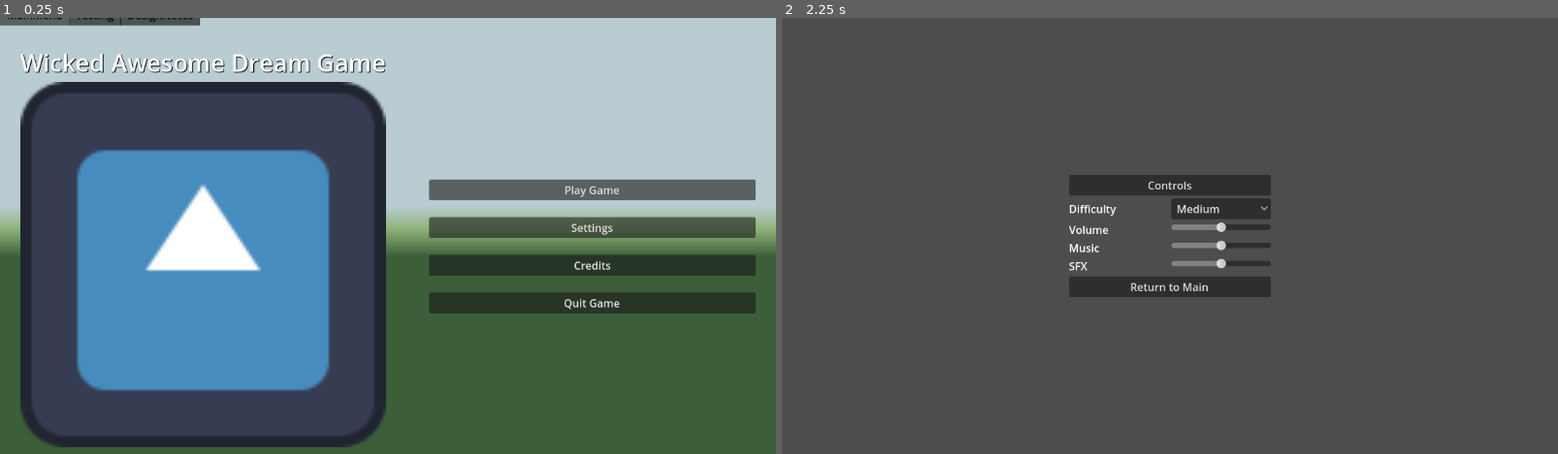
Above: before the commit, frames 1-2 (left to right).
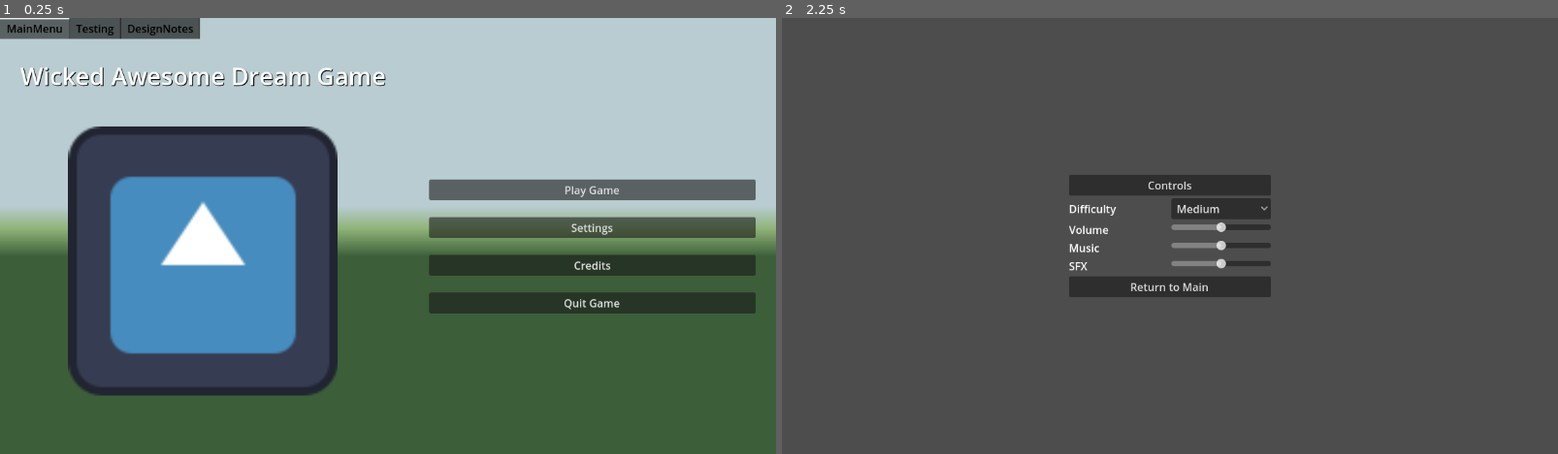
Above: after the commit, the same moments.

Repository: plexsoup/GWJ55
Game: Godot game, scene res://main.tscn
Two runs of this game, one before a commit and one after it. Both use one fixed random seed, a clock stepped at 60 frames per second and the inputs below. The engine's default icon, where the game draws it, is replaced by a stand-in: a white triangle on a blue panel in a dark square. Sound files missing from this copy of the repository are replaced by a short silence.
Inputs:
- Up to frame 1 (0.25 s): no input
- Up to frame 2 (2.25 s): click "Play Game" at 0.5 s; click "Play Game" at 1.25 s; click "Settings" at 2 s

The runs differ from the first frame. In frame 1, 32% of the frame differs, in the area x 0-50%, y 0-99%; in frame 2, nothing differs.

Commit message:
Update main.tscn

Diff:
--- a/main.tscn
+++ b/main.tscn
@@ -62,6 +62,7 @@
 
 [node name="VBoxContainer" type="VBoxContainer" parent="TabContainer/MainMenu/CenterContainer/LeftSide"]
 layout_mode = 2
+theme_override_constants/separation = 50
 
 [node name="Label" type="Label" parent="TabContainer/MainMenu/CenterContainer/LeftSide/VBoxContainer"]
 layout_mode = 2
@@ -71,10 +72,12 @@
 horizontal_alignment = 1
 
 [node name="TextureRect" type="TextureRect" parent="TabContainer/MainMenu/CenterContainer/LeftSide/VBoxContainer"]
+custom_minimum_size = Vector2(0, 400)
 layout_mode = 2
 size_flags_horizontal = 3
 texture = ExtResource("3_26ewr")
-expand_mode = 5
+expand_mode = 3
+stretch_mode = 5
 
 [node name="RightSide" type="MarginContainer" parent="TabContainer/MainMenu/CenterContainer"]
 layout_mode = 2
